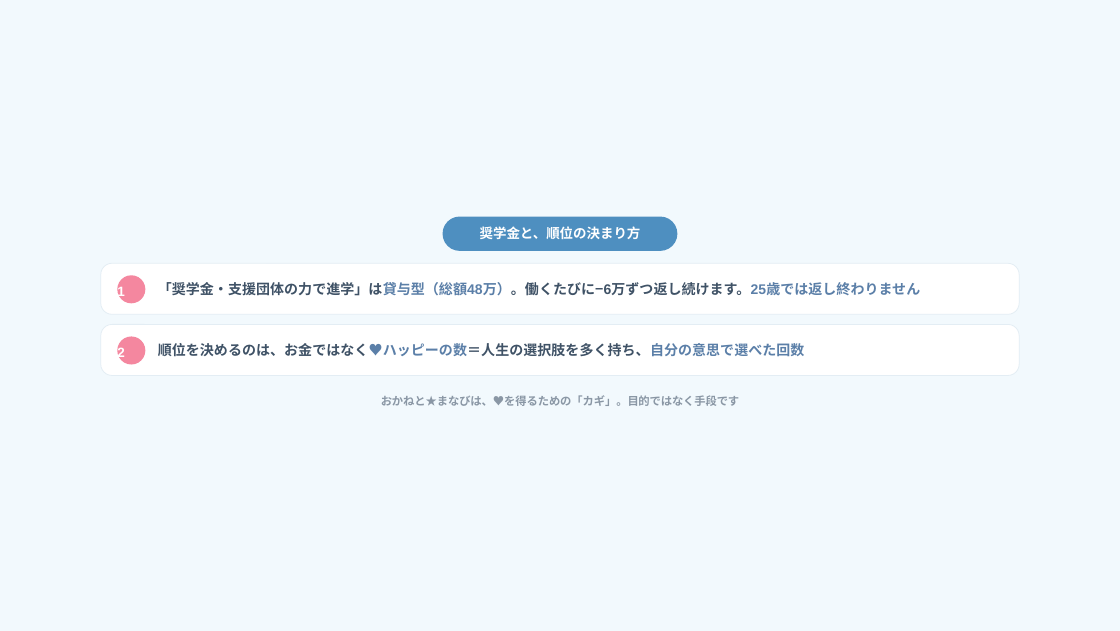
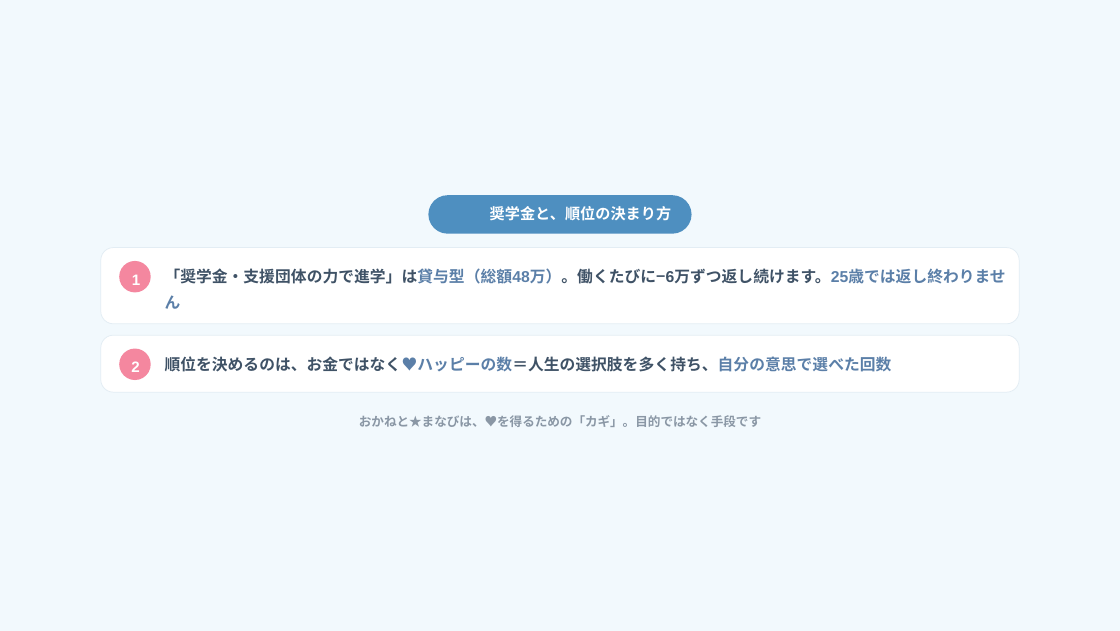
Before and after one commit to arico1101/door-world-short-online, a slide deck: slide 13 of slides.pptx. Drawn at 1120x631 pixels with LibreOffice and Linux fonts; fonts in the diff are those of the drawing; background and template pictures are left out. Boxes give left, top, right and bottom in pixels: in the first picture for what was removed or moved away, otherwise in the second. Text is boxed around its words. In the diff, an @@ line names an element or a change of style, - is before the commit and + after.

```diff
--- a/slides.pptx
+++ b/slides.pptx
@@ rounded rectangle: place and size @@
-rounded rectangle at [443, 217, 678, 251]
+rounded rectangle at [429, 195, 691, 234]
@@ text "奨学金と、順位の決まり方": place and size @@
-text "奨学金と、順位の決まり方" at [480, 226, 641, 239]
+text "奨学金と、順位の決まり方" at [490, 206, 672, 221]
@@ rounded rectangle: place and size @@
-rounded rectangle at [101, 263, 1019, 314]
+rounded rectangle at [101, 247, 1019, 323]
@@ rounded rectangle at [101, 247, 1019, 323]: proportions changed @@
@@ ellipse: place and size @@
-ellipse at [117, 276, 146, 304]
+ellipse at [119, 261, 151, 292]
@@ size 13 to 14.6 pt; line spacing 23.4pt to 26.2pt in 3 elements at [490, 206, 672, 221], [131, 361, 139, 372], [132, 274, 140, 285] @@
@@ text "1": place and size @@
-text "1" at [117, 286, 125, 300]
+text "1" at [132, 274, 140, 285]
@@ text "「奨学金・支援団体の力で進学」は貸与型（総額48万）。働くたびに−6万ずつ返し続けます。25歳では返し終わりません": place and size @@
-text "「奨学金・支援団体の力で進学」は貸与型（総額48万）。働くたびに−6万ずつ返し続けます。25歳では返し終わりません" at [158, 282, 920, 296]
+text "「奨学金・支援団体の力で進学」は貸与型（総額48万）。働くたびに−6万ずつ返し続けます。25歳では返し終わりません" at [165, 268, 1006, 284]
@@ text "「奨学金・支援団体の力で進学」は貸与型（総額48万）。働くたびに−6万ずつ返し続けます。25歳では返し終わりません" at [165, 268, 1006, 284]: size 13.6 to 15.2 pt; line spacing 22.4pt to 25.1pt @@
@@ rounded rectangle at [101, 335, 1019, 392]: proportions changed @@
@@ rounded rectangle: place and size @@
-rounded rectangle at [101, 324, 1019, 375]
+rounded rectangle at [101, 335, 1019, 392]
@@ ellipse: place and size @@
-ellipse at [117, 336, 146, 364]
+ellipse at [119, 349, 151, 380]
@@ text "2": place and size @@
-text "2" at [117, 347, 125, 361]
+text "2" at [131, 361, 139, 372]
@@ text "順位を決めるのは、お金ではなく♥ハッピーの数＝人生の選択肢を多く持ち、自分の意思で選べた回数" at [165, 356, 892, 372]: size 13.6 to 15.2 pt; line spacing 22.4pt to 25.1pt @@
@@ text "順位を決めるのは、お金ではなく♥ハッピーの数＝人生の選択肢を多く持ち、自分の意思で選べた回数": place and size @@
-text "順位を決めるのは、お金ではなく♥ハッピーの数＝人生の選択肢を多く持ち、自分の意思で選べた回数" at [158, 343, 805, 357]
+text "順位を決めるのは、お金ではなく♥ハッピーの数＝人生の選択肢を多く持ち、自分の意思で選べた回数" at [165, 356, 892, 372]
@@ text "おかねと★まなびは、♥を得るための「カギ」。目的ではなく手段です": place and size @@
-text "おかねと★まなびは、♥を得るための「カギ」。目的ではなく手段です" at [381, 395, 740, 406]
+text "おかねと★まなびは、♥を得るための「カギ」。目的ではなく手段です" at [359, 415, 761, 427]
@@ text "おかねと★まなびは、♥を得るための「カギ」。目的ではなく手段です" at [359, 415, 761, 427]: size 10.8 to 12.1 pt; line spacing 19.5pt to 21.9pt @@
```
Also in this commit, not shown: 26 other slides changed.
